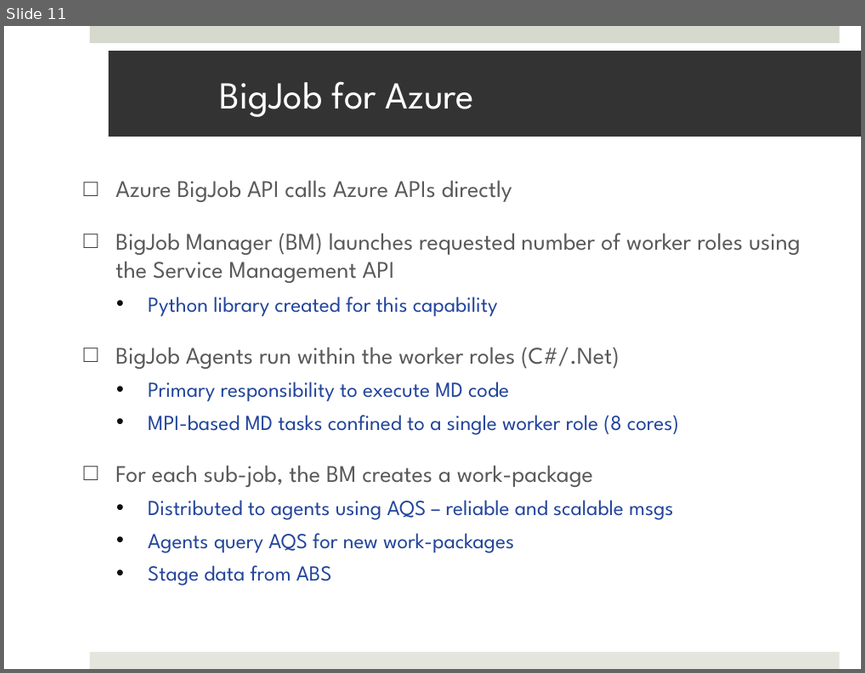
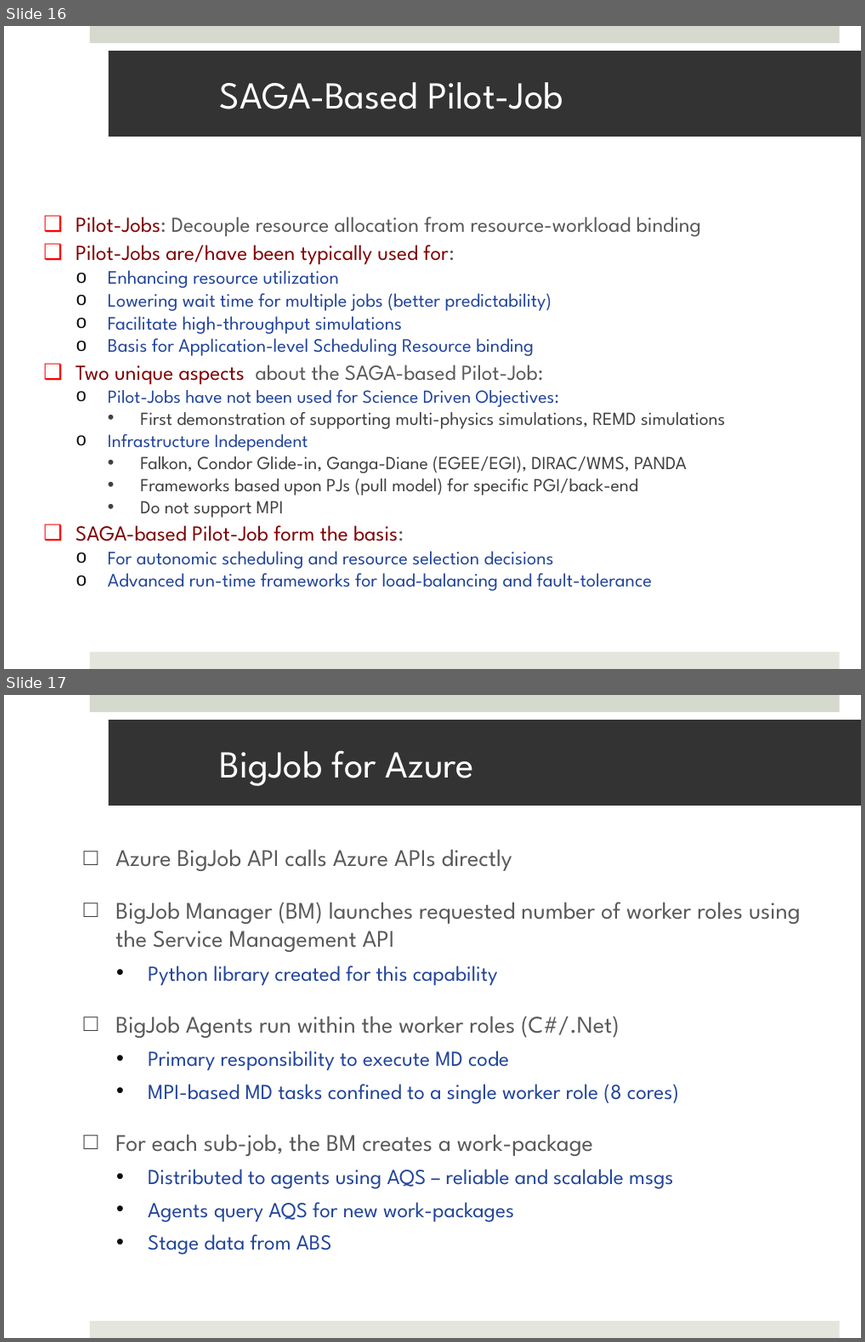
Before and after one commit to saga-project/saga-cpp-legacy-projects, a slide deck: saga-talks/abstractions_for_ls-microsoft.pptx. Shown one above the other, each under a label of ours: slide 11 before the commit, slides 16 and 17 after it. The pictures are 865x673 and 865x1342 pixels, drawn with LibreOffice and Linux fonts; fonts in the diff are those of the drawing; background and template pictures are left out. Boxes give left, top, right and bottom in pixels: in the first picture for what was removed or moved away, otherwise in the second. Text is boxed around its words. In the diff, an @@ line names an element or a change of style, - is before the commit and + after.

```diff
--- a/saga-talks/abstractions_for_ls-microsoft.pptx
+++ b/saga-talks/abstractions_for_ls-microsoft.pptx
@@ slide 16 added at (x1=4, y1=26, x2=861, y2=669), background #FFFFFF; not listed: 2 template elements that a slide beside it also shows @@
@@ title added at (x1=109, y1=51, x2=861, y2=136), fill #333333, 32 pt, text #FFFFFF @@
+SAGA-Based Pilot-Job
@@ text added at (x1=75, y1=216, x2=725, y2=590), 16 pt, text #21449B @@
+❑ Pilot-Jobs: Decouple resource allocation from resource-workload binding
+❑ Pilot-Jobs are/have been typically used for:
+  o Enhancing resource utilization
+  o Lowering wait time for multiple jobs (better predictability)
+  o Facilitate high-throughput simulations
+  o Basis for Application-level Scheduling Resource binding
+❑ Two unique aspects about the SAGA-based Pilot-Job:
+  o Pilot-Jobs have not been used for Science Driven Objectives:
+    • First demonstration of supporting multi-physics simulations, REMD simulations
+  o Infrastructure Independent
+    • Falkon, Condor Glide-in, Ganga-Diane (EGEE/EGI), DIRAC/WMS, PANDA
+    • Frameworks based upon PJs (pull model) for specific PGI/back-end
+    • Do not support MPI
+❑ SAGA-based Pilot-Job form the basis:
+  o For autonomic scheduling and resource selection decisions
+  o Advanced run-time frameworks for load-balancing and fault-tolerance
@@ what was slide 11 is now slide 17 @@
```
Also in this commit, not shown: 8 slides changed, 3 other slides added, 2 slides removed.
